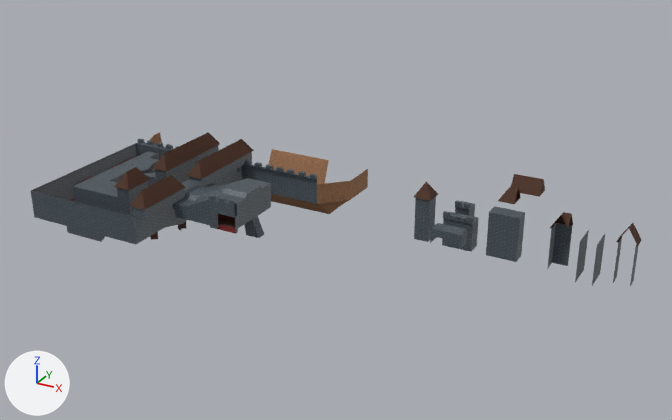
Before and after pictures for a commit that changed the Blender file Assets/World/_Sandbox/Skatepark/Raw/prop_castlewalls.blend.
The view is the same before and after, from a 50 mm lens placed at (35.1, -206.6, 105.7), pointed at (-74.4, -7.5, 6.1). The lights are fixed; the arrows at lower left show +X, +Y and +Z.

Objects in the first picture: 'Level1', 'Wall-270', 'Wall_4', 'Wall_8', 'Wall_Arch', 'Wall_Block', 'Wall_Block_Tall', 'Wall_Roof', 'Wall_Roof_Cap', 'Wall_Tower'.
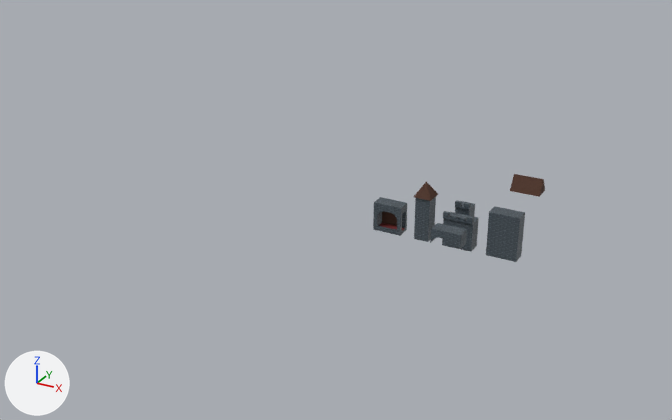
What changed in the scene script:
```text
Add me_level2_019:
    me_level2_019.from_pydata(...)  # 11 vertices, 4 faces, 2 loose edges; spans x -1.0..1.0, y -1.0..1.0, z 1.0..6.0
    me_level2_019.materials.append(mat_uv_wall)  # picture img_tx_wall_black_200_png
Add me_level2_016:
    me_level2_016.from_pydata(...)  # 88 vertices, 78 faces; spans x -2.0..6.0, y -2.0..2.0, z 0.0..8.0
    # faces by material slot: [3, 6, 69]
    me_level2_016.materials.append(mat_uv_planks)
    me_level2_016.materials.append(mat_carpet2)
    me_level2_016.materials.append(mat_uv_wall)  # picture img_tx_wall_black_200_png
Remove ob_level1:
    ob_level1 = bpy.data.objects.new('Level1', me_level2)
    ob_level1.location = (-120.0, 0.0, 0.0)
Change ob_wall_270:
    add ob_wall_270.hide_set(True)  # its collection is switched off
Change ob_wall_4:
    add ob_wall_4.hide_set(True)  # its collection is switched off
Change ob_wall_8:
    add ob_wall_8.hide_set(True)  # its collection is switched off
Change ob_wall_roof_cap:
    add ob_wall_roof_cap.hide_set(True)  # its collection is switched off
Add ob_wall_interior_arch_plug:
    ob_wall_interior_arch_plug = bpy.data.objects.new('Wall_Interior_Arch_Plug', me_level2_019)
    ob_wall_interior_arch_plug.location = (-64.0, 0.0, 0.0)
Add ob_wall_interior_arch:
    ob_wall_interior_arch = bpy.data.objects.new('Wall_Interior_Arch', me_level2_016)
    ob_wall_interior_arch.location = (-64.0, 0.0, 0.0)
```

What differs and where, as boxes [x1, y1, x2, y2] in the pictures (672 x 420 px):
'Level1', deleted: before [31, 133, 368, 244]
'Wall_Interior_Arch', added: after [373, 197, 407, 236]
'Wall-270', deleted, hidden: before [547, 212, 573, 269]
'Wall_8', deleted, hidden: before [575, 230, 605, 286]
'Wall_4', deleted, hidden: before [613, 223, 641, 286]
'Wall_Roof_Cap', hidden: before [498, 185, 521, 204]
'Wall_Interior_Arch_Plug', added: after [378, 212, 382, 226]
